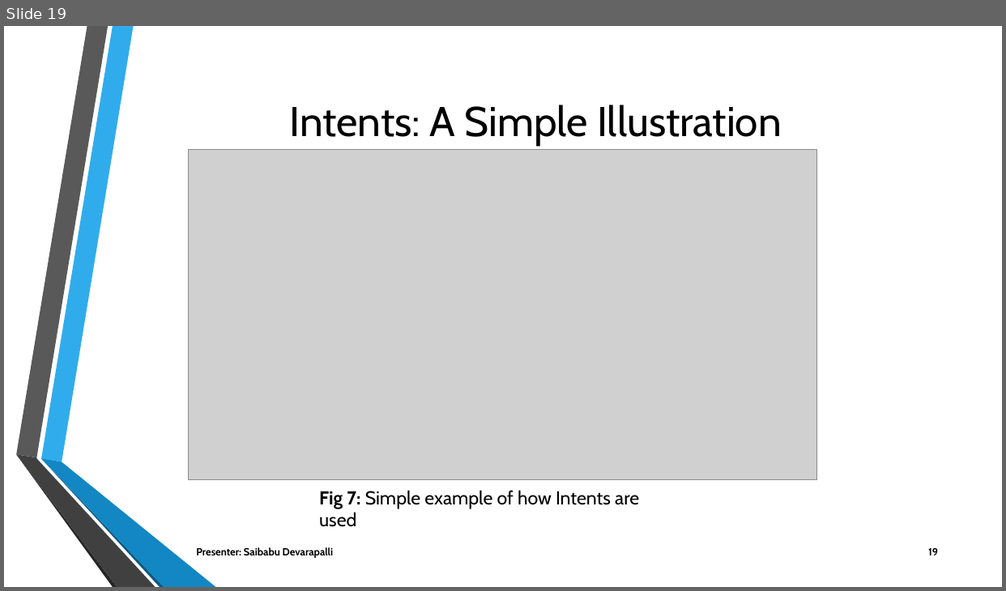
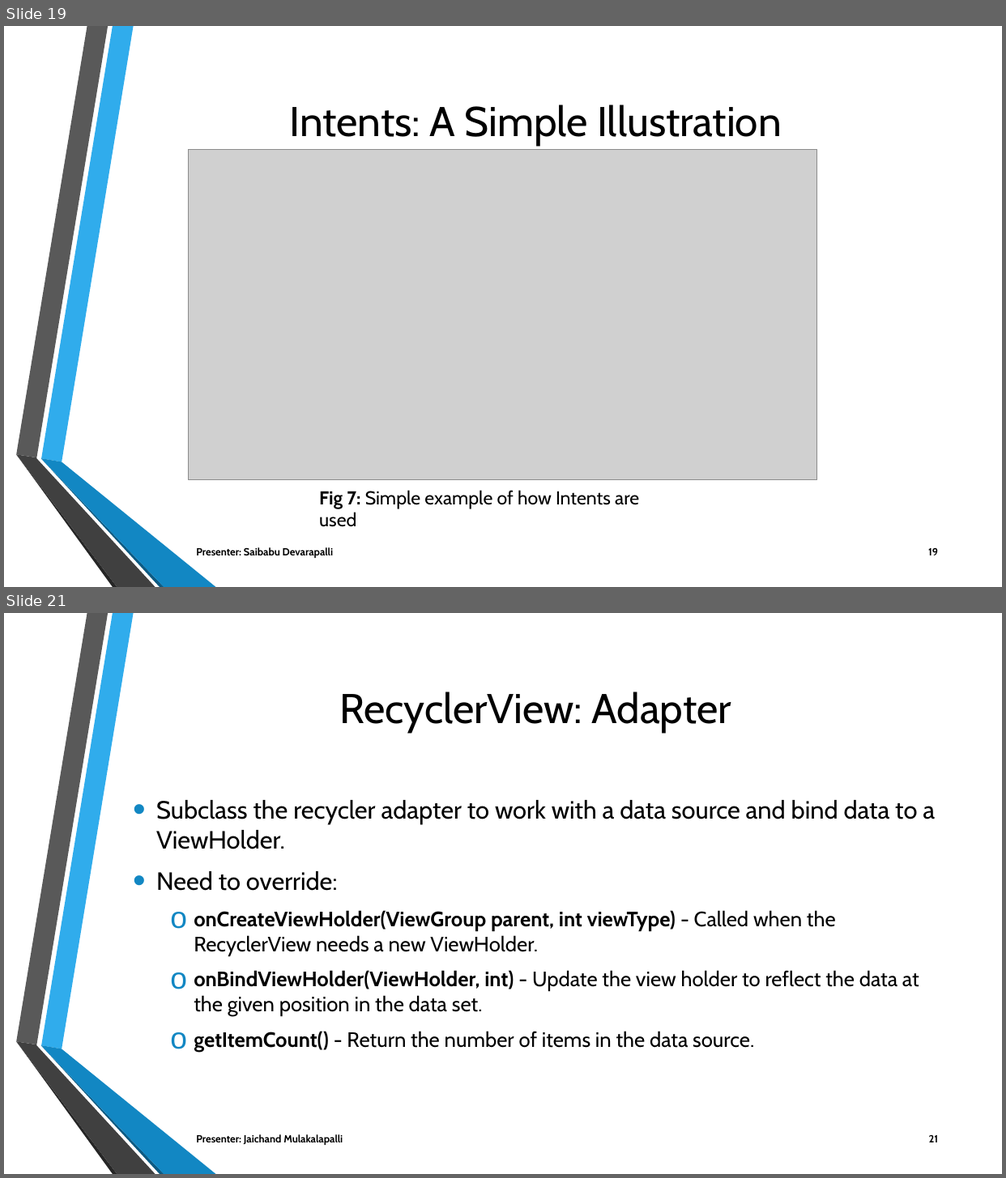
Before and after one commit to Sec03Team05Fall22GDP1/FreebiesforNewbies, a slide deck: Project_Files/Sprint10/FREEBIES FOR NEWBIES Workshop2.pptx. Shown one above the other, each under a label of ours: slide 19 before the commit, slides 19 and 21 after it; the slides between them are not shown. The pictures are 1006x591 and 1006x1178 pixels, drawn with LibreOffice and Linux fonts; fonts in the diff are those of the drawing; grey boxes stand for pictures; background and template pictures are left out. Boxes give left, top, right and bottom in pixels: in the first picture for what was removed or moved away, otherwise in the second. Text is boxed around its words. In the diff, an @@ line names an element or a change of style, - is before the commit and + after.

Commit message:
Updated Workshop2 Slides covering the assigned topics for Jaichand M

```diff
--- a/Project_Files/Sprint10/FREEBIES FOR NEWBIES Workshop2.pptx
+++ b/Project_Files/Sprint10/FREEBIES FOR NEWBIES Workshop2.pptx
@@ slide 21 added at (4,613,1002,1174), background picture (left out); not listed: 6 template elements that a slide beside it also shows @@
@@ title added at (339,692,731,731), 40 pt, text #000000 @@
+RecyclerView: Adapter
@@ text added at (156,800,935,1051), 20 pt, text #000000 @@
+• Subclass the recycler adapter to work with a data source and bind data to a ViewHolder.
+• Need to override:
+  o onCreateViewHolder(ViewGroup parent, int viewType) - Called when the RecyclerView needs a new ViewHolder.
+  o onBindViewHolder(ViewHolder, int) - Update the view holder to reflect the data at the given position in the data set.
+  o getItemCount() - Return the number of items in the data source.
@@ text added at (196,1135,343,1145), 10 pt, text #000000, bold @@
+Presenter: Jaichand Mulakalapalli
@@ page number added at (929,1135,938,1143), 10 pt, text #000000, bold @@
+21
```
Also in this commit, not shown: 8 other slides added.
